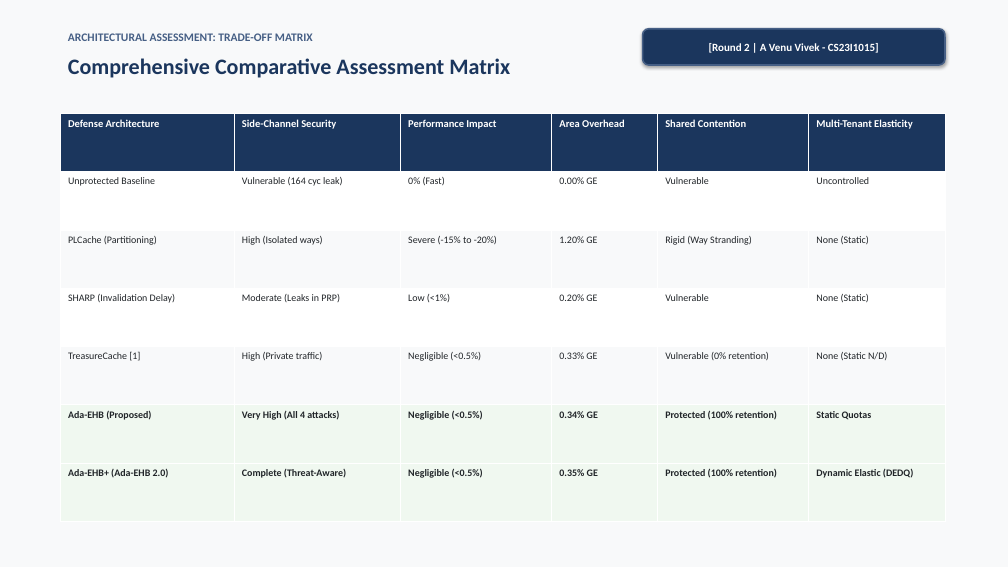
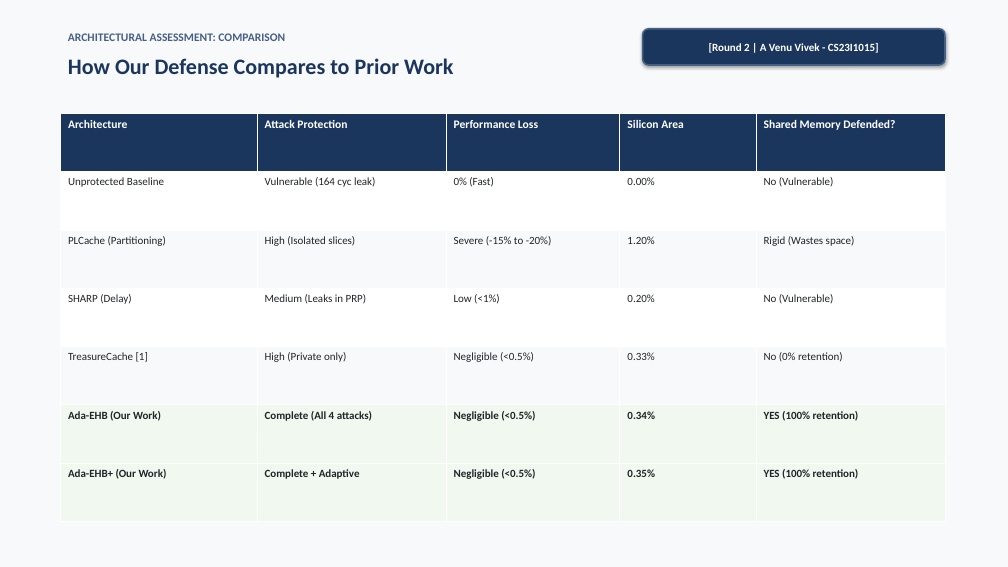
Before and after one commit to Sripadh16/IS-project, a slide deck: slide 18 of TreasureCache_Presentation.pptx. Drawn at 1008x567 pixels with LibreOffice and Linux fonts; fonts in the diff are those of the drawing. Boxes give left, top, right and bottom in pixels: in the first picture for what was removed or moved away, otherwise in the second. Text is boxed around its words. In the diff, an @@ line names an element or a change of style, - is before the commit and + after.

```diff
--- a/TreasureCache_Presentation.pptx
+++ b/TreasureCache_Presentation.pptx
@@ text at (68,33,285,41): text changed @@
-ARCHITECTURAL ASSESSMENT: TRADE-OFF MATRIX
+ARCHITECTURAL ASSESSMENT: COMPARISON
@@ text at (68,58,453,78): text changed @@
-Comprehensive Comparative Assessment Matrix
+How Our Defense Compares to Prior Work
@@ table at (60,113,945,522) @@
-column 1: Defense Architecture | Unprotected Baseline | PLCache (Partitioning) | SHARP (Invalidation Delay) | TreasureCache [1] | Ada-EHB (Proposed) | Ada-EHB+ (Ada-EHB 2.0)
-column 2: Side-Channel Security | Vulnerable (164 cyc leak) | High (Isolated ways) | Moderate (Leaks in PRP) | High (Private traffic) | Very High (All 4 attacks) | Complete (Threat-Aware)
-column 3: Performance Impact | 0% (Fast) | Severe (-15% to -20%) | Low (<1%) | Negligible (<0.5%) | Negligible (<0.5%) | Negligible (<0.5%)
-column 4: Area Overhead | 0.00% GE | 1.20% GE | 0.20% GE | 0.33% GE | 0.34% GE | 0.35% GE
-column 5: Shared Contention | Vulnerable | Rigid (Way Stranding) | Vulnerable | Vulnerable (0% retention) | Protected (100% retention) | Protected (100% retention)
-column 6: Multi-Tenant Elasticity | Uncontrolled | None (Static) | None (Static) | None (Static N/D) | Static Quotas | Dynamic Elastic (DEDQ)
+column 1: Architecture | Unprotected Baseline | PLCache (Partitioning) | SHARP (Delay) | TreasureCache [1] | Ada-EHB (Our Work) | Ada-EHB+ (Our Work)
+column 2: Attack Protection | Vulnerable (164 cyc leak) | High (Isolated slices) | Medium (Leaks in PRP) | High (Private only) | Complete (All 4 attacks) | Complete + Adaptive
+column 3: Performance Loss | 0% (Fast) | Severe (-15% to -20%) | Low (<1%) | Negligible (<0.5%) | Negligible (<0.5%) | Negligible (<0.5%)
+column 4: Silicon Area | 0.00% | 1.20% | 0.20% | 0.33% | 0.34% | 0.35%
+column 5: Shared Memory Defended? | No (Vulnerable) | Rigid (Wastes space) | No (Vulnerable) | No (0% retention) | YES (100% retention) | YES (100% retention)
```
Also in this commit, not shown: 19 other slides changed, 5 other files.
